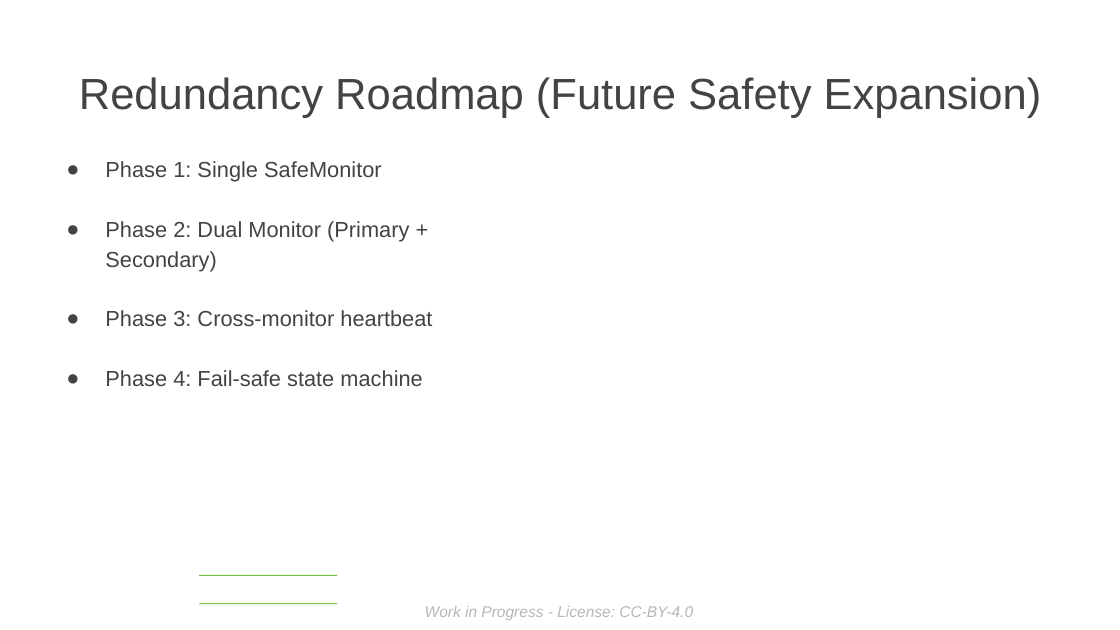
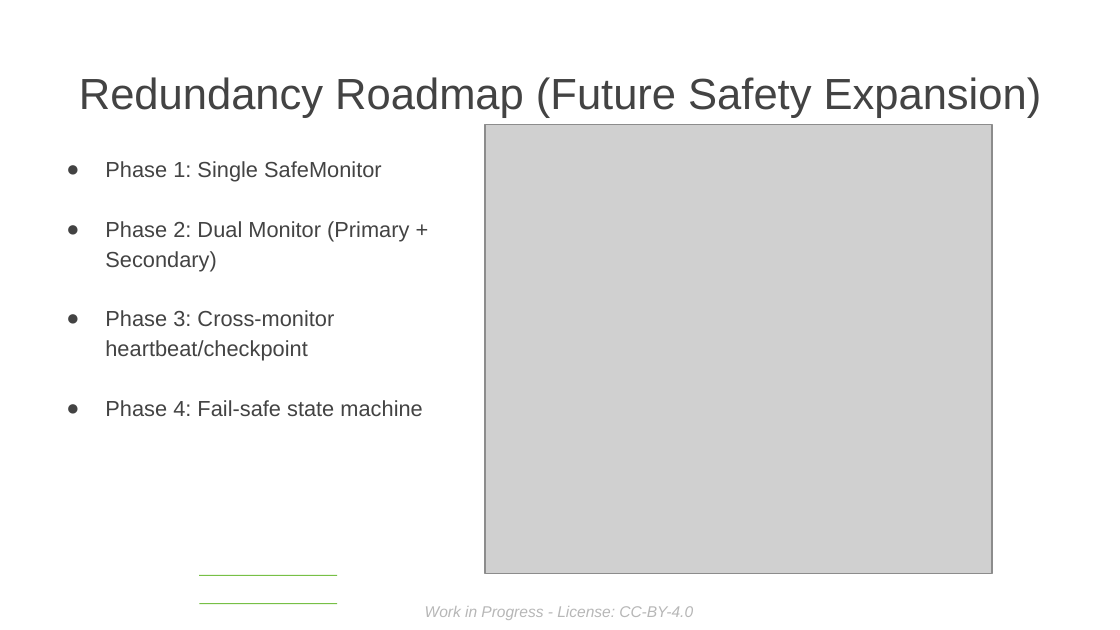
Before and after one commit to sduraiengineer/safetyguard, a slide deck: slide 19 of doc/ELISA Presentation MASTER for Workshop - London 2026.odp (slide 16 before the commit). Drawn at 1120x630 pixels with LibreOffice and Linux fonts; fonts in the diff are those of the drawing; grey boxes stand for pictures; background and template pictures are left out. Boxes give left, top, right and bottom in pixels: in the first picture for what was removed or moved away, otherwise in the second. Text is boxed around its words. In the diff, an @@ line names an element or a change of style, - is before the commit and + after.

```diff
--- a/doc/ELISA Presentation MASTER for Workshop - London 2026.odp
+++ b/doc/ELISA Presentation MASTER for Workshop - London 2026.odp
@@ picture added at (485, 124, 992, 573) @@
@@ text at (105, 310, 334, 361): text changed @@
-● Phase 3: Cross-monitor heartbeat
+● Phase 3: Cross-monitor heartbeat/checkpoint
```
Also in this commit, not shown: 16 other slides changed, 1 slide added, 1 slide removed, 2 other files.
